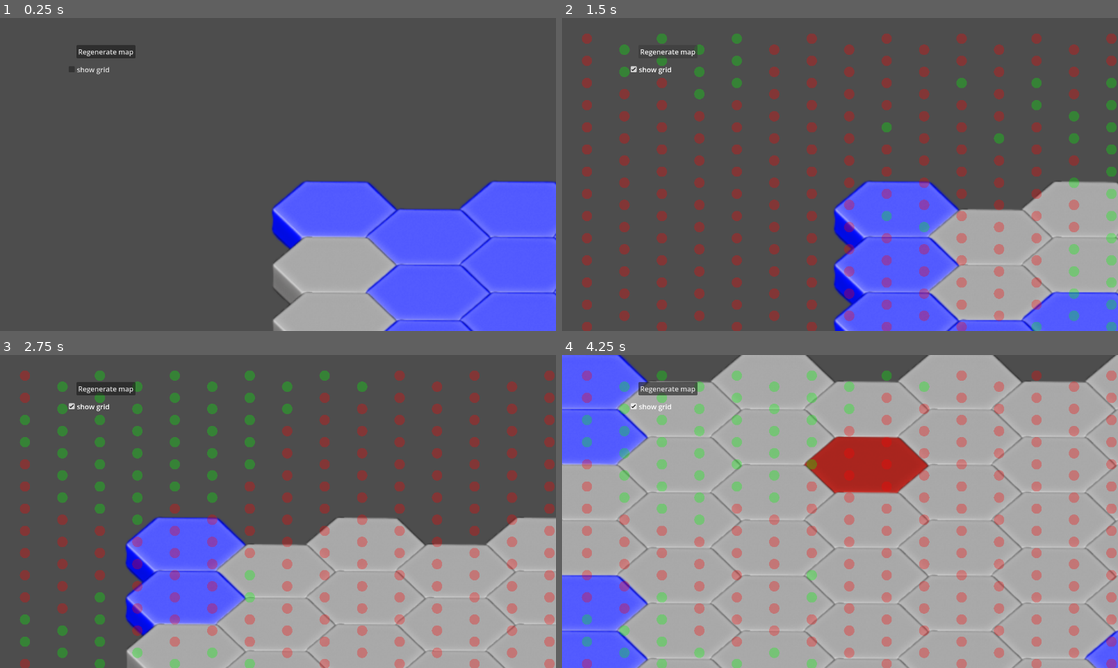
Above: before the commit, frames 1-4 (two rows, left to right).
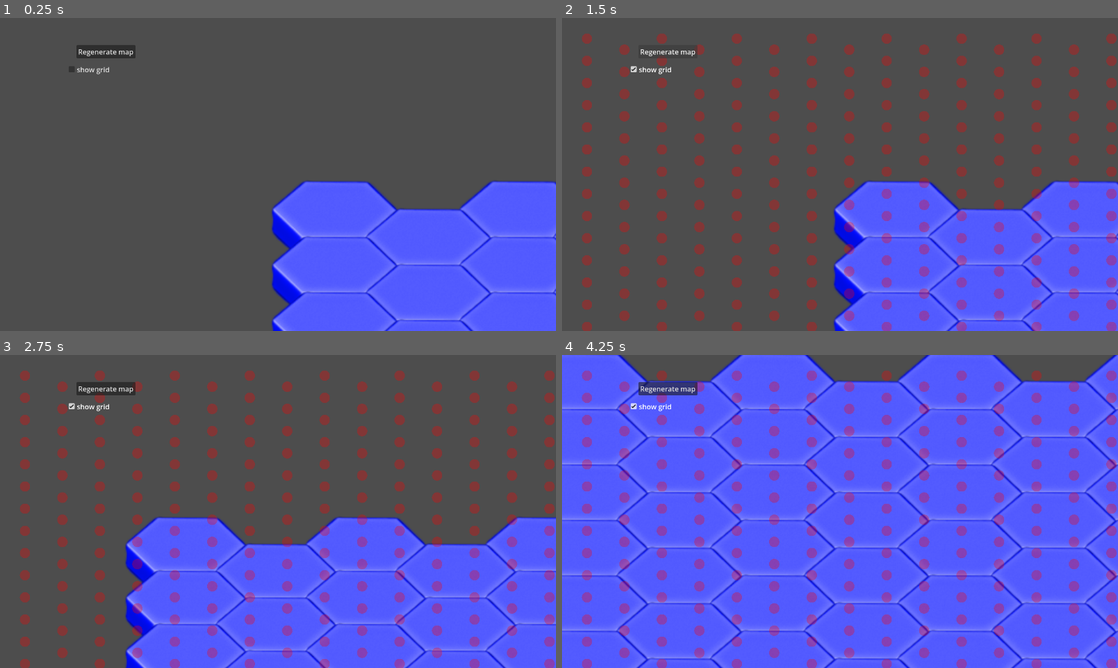
Above: after the commit, the same moments.

Repository: MSettan/HashClash
Game: Godot game, scene res://Scenes/node_2d.tscn
Two runs of this game, one before a commit and one after it. Both use one fixed random seed, a clock stepped at 60 frames per second and the inputs below.
Inputs (mouse positions are in pixels of both pictures, inside the frame that each line leads up to):
- Up to frame 1 (0.25 s): no input
- Up to frame 2 (1.5 s): click "show grid" at 0.5 s; click "Regenerate map" at 1.25 s
- Up to frame 3 (2.75 s): tap Enter at 2 s; move the mouse to (400, 495) at 2.02 s; hold D from 2.03 s (still down); tap Mouse wheel down (MidleMouseZoomDown) at 2.1 s
- Up to frame 4 (4.25 s): move the mouse to (728, 527) at 2.77 s; release D at 2.78 s; hold S 2.78-3.53 s; tap Mouse wheel up (MidleMouseZoomUp) at 2.85 s; move the mouse to (895, 442) at 3.52 s; hold D from 3.53 s (still down); click (895, 442) at 3.6 s

The runs differ from the first frame. In frame 1, 5.7% of the frame differs, in the area x 48-72%, y 69-100%; in frame 2, 13%; in frame 3, 31%; in frame 4, 88%, in the area x 0-100%, y 0-100%.

Commit message:
Added island system

Diff:
--- a/Scenes/node_2d.tscn
+++ b/Scenes/node_2d.tscn
@@ -46,6 +46,7 @@
 script = ExtResource("2_u7krg")
 map_resolution = 64
 noise_scale = 0.05
+water_threshold = 0.37
 
 [node name="TileMapPlate" type="Node2D" parent="." unique_id=222573453]
 script = ExtResource("3_u7krg")
--- a/Scenes/pawn.gd
+++ b/Scenes/pawn.gd
@@ -18,7 +18,13 @@
 	tile_board = _tile_board
 	navigation_system = _navigation_system
 	movement_points_left = movement_points_per_turn
-	current_cell = navigation_system.get_random_walkable_cell()
+	current_cell = navigation_system.get_random_spawn_cell()
+	if not navigation_system.is_cell_walkable(current_cell):
+		push_warning("Pawn could not spawn because no big-island cell is available.")
+		visible = false
+		return
+
+	visible = true
 	target_cell = current_cell
 	global_position = _cell_to_global(current_cell)
 	if is_active:
--- a/Skripts/navigation_system.gd
+++ b/Skripts/navigation_system.gd
@@ -118,6 +118,16 @@
 	var random_cell: Vector2i = cells[random_index]
 	return random_cell
 
+func get_random_spawn_cell() -> Vector2i:
+	var tile_map_plate := get_parent()
+	if tile_map_plate != null and tile_map_plate.has_method("get_random_big_island_cell"):
+		var spawn_cell: Vector2i = tile_map_plate.get_random_big_island_cell()
+		if is_cell_walkable(spawn_cell):
+			return spawn_cell
+
+	push_warning("No valid big-island spawn was found.")
+	return Vector2i(-1, -1)
+
 func _cell_id(cell: Vector2i) -> int:
 	return cell.x + cell.y * map_resolution
 
@@ -140,12 +150,34 @@
 
 func _get_hex_neighbors(cell: Vector2i) -> Array[Vector2i]:
 	var neighbors: Array[Vector2i] = []
-	neighbors.append(tile_board.get_neighbor_cell(cell, TileSet.CELL_NEIGHBOR_RIGHT_SIDE))
-	neighbors.append(tile_board.get_neighbor_cell(cell, TileSet.CELL_NEIGHBOR_BOTTOM_RIGHT_SIDE))
-	neighbors.append(tile_board.get_neighbor_cell(cell, TileSet.CELL_NEIGHBOR_BOTTOM_SIDE))
-	neighbors.append(tile_board.get_neighbor_cell(cell, TileSet.CELL_NEIGHBOR_BOTTOM_LEFT_SIDE))
-	neighbors.append(tile_board.get_neighbor_cell(cell, TileSet.CELL_NEIGHBOR_LEFT_SIDE))
-	neighbors.append(tile_board.get_neighbor_cell(cell, TileSet.CELL_NEIGHBOR_TOP_LEFT_SIDE))
-	neighbors.append(tile_board.get_neighbor_cell(cell, TileSet.CELL_NEIGHBOR_TOP_SIDE))
-	neighbors.append(tile_board.get_neighbor_cell(cell, TileSet.CELL_NEIGHBOR_TOP_RIGHT_SIDE))
+	var offsets := _get_hex_neighbor_offsets(cell)
+
+	for offset in offsets:
+		var neighbor_cell := cell + offset
+		if _is_cell_inside_map(neighbor_cell):
+			neighbors.append(neighbor_cell)
+
 	return neighbors
+
+func _get_hex_neighbor_offsets(cell: Vector2i) -> Array[Vector2i]:
+	if cell.y % 2 == 0:
+		return [
+			Vector2i(1, 0),
+			Vector2i(0, 1),
+			Vector2i(0, -1),
+			Vector2i(-1, 0),
+			Vector2i(-1, 1),
+			Vector2i(-1, -1),
+		]
+
+	return [
+		Vector2i(1, 0),
+		Vector2i(1, 1),
+		Vector2i(1, -1),
+		Vector2i(-1, 0),
+		Vector2i(0, 1),
+		Vector2i(0, -1),
+	]
+
+func _is_cell_inside_map(cell: Vector2i) -> bool:
+	return cell.x >= 0 and cell.y >= 0 and cell.x < map_resolution and cell.y < map_resolution
--- a/Skripts/tile_board.gd
+++ b/Skripts/tile_board.gd
@@ -7,6 +7,9 @@
 @export var base_texture_origin: Vector2i = Vector2i(0, 0)
 
 const BLUE_TILE = Vector2i(0, 1)
+
+var islands: Dictionary = {}
+
 
 var reachable_cells: Dictionary = {}
 var cells_to_update: Dictionary = {}
--- a/Skripts/tile_map_plate.gd
+++ b/Skripts/tile_map_plate.gd
@@ -6,6 +6,125 @@
 signal tiles_type(data: Array[Vector2i], resolution: int)
 
 const HEXES_SOURCE_ID = 0
+const LAND_TILE = Vector2i(0, 0)
+const BIG_ISLAND_MIN_SIZE = 20
+
+var hexes: Dictionary = {}
+var islands: Array = []
+var little_islands: Array = []
+var hex_to_island: Dictionary = {}
+
+func _islands_finder() -> void:
+	hexes.clear()
+	islands.clear()
+	little_islands.clear()
+	hex_to_island.clear()
+
+	var visited: Dictionary = {}
+
+	for x in range(map_resolution):
+		for y in range(map_resolution):
+			var cell := Vector2i(x, y)
+			if _is_land_cell(cell):
+				hexes[cell] = true
+
+	for cell_key in hexes.keys():
+		var cell: Vector2i = cell_key
+		if visited.has(cell):
+			continue
+
+		var found_island := _find_island_from_cell(cell, visited)
+		if found_island.size() > BIG_ISLAND_MIN_SIZE:
+			var big_island_index := islands.size()
+			islands.append(found_island)
+			_mark_hexes_island(found_island, big_island_index, false)
+		else:
+			var little_island_index := little_islands.size()
+			little_islands.append(found_island)
+			_mark_hexes_island(found_island, little_island_index, true)
+
+	print("Islands found: ", islands.size(), " big, ", little_islands.size(), " small")
+
+func _find_island_from_cell(start_cell: Vector2i, visited: Dictionary) -> Array[Vector2i]:
+	var found_island: Array[Vector2i] = []
+	var frontier: Array[Vector2i] = [start_cell]
+	visited[start_cell] = true
+
+	while not frontier.is_empty():
+		var cell: Vector2i = frontier.pop_front()
+		found_island.append(cell)
+
+		for neighbor_cell in _get_hex_neighbors(cell):
+			if visited.has(neighbor_cell) or not hexes.has(neighbor_cell):
+				continue
+
+			visited[neighbor_cell] = true
+			frontier.append(neighbor_cell)
+
+	return found_island
+
+func _mark_hexes_island(found_island: Array[Vector2i], island_index: int, is_little: bool) -> void:
+	for cell in found_island:
+		hex_to_island[cell] = {
+			"index": island_index,
+			"is_little": is_little,
+		}
+
+func get_random_big_island_cell() -> Vector2i:
+	if islands.is_empty():
+		push_warning("No big islands found for pawn spawn.")
+		return Vector2i(-1, -1)
+
+	var random_island: Array = islands[randi() % islands.size()]
+	if random_island.is_empty():
+		push_warning("Selected big island has no cells.")
+		return Vector2i(-1, -1)
+
+	var random_cell: Vector2i = random_island[randi() % random_island.size()]
+	return random_cell
+
+func _is_land_cell(cell: Vector2i) -> bool:
+	return _is_cell_inside_map(cell) and _get_board_tile(cell) == LAND_TILE
+
+func _get_board_tile(cell: Vector2i) -> Vector2i:
+	return board_array[_cell_index(cell)]
+
+func _cell_index(cell: Vector2i) -> int:
+	return cell.x * map_resolution + cell.y
+
+func _get_hex_neighbors(cell: Vector2i) -> Array[Vector2i]:
+	var neighbors: Array[Vector2i] = []
+	var offsets := _get_hex_neighbor_offsets(cell)
+
+	for offset in offsets:
+		var neighbor_cell := cell + offset
+		if _is_cell_inside_map(neighbor_cell):
+			neighbors.append(neighbor_cell)
+
+	return neighbors
+
+func _get_hex_neighbor_offsets(cell: Vector2i) -> Array[Vector2i]:
+	if cell.y % 2 == 0:
+		return [
+			Vector2i(1, 0),
+			Vector2i(0, 1),
+			Vector2i(0, -1),
+			Vector2i(-1, 0),
+			Vector2i(-1, 1),
+			Vector2i(-1, -1),
+		]
+
+	return [
+		Vector2i(1, 0),
+		Vector2i(1, 1),
+		Vector2i(1, -1),
+		Vector2i(-1, 0),
+		Vector2i(0, 1),
+		Vector2i(0, -1),
+	]
+
+func _is_cell_inside_map(cell: Vector2i) -> bool:
+	return cell.x >= 0 and cell.y >= 0 and cell.x < map_resolution and cell.y < map_resolution
 
 #recive tileArrayFrom MapGenerator
 func _on_map_generator_data_noise_to_tiles(data: Array[Vector2i], resolution: int) -> void:
@@ -24,6 +143,8 @@
 			$TileBoard.set_cell(tile_pos, HEXES_SOURCE_ID, board_array[array_increment])
 			array_increment += 1
 
+	_islands_finder()
+
 	send_types_of_tiles()
 
 func send_types_of_tiles():
